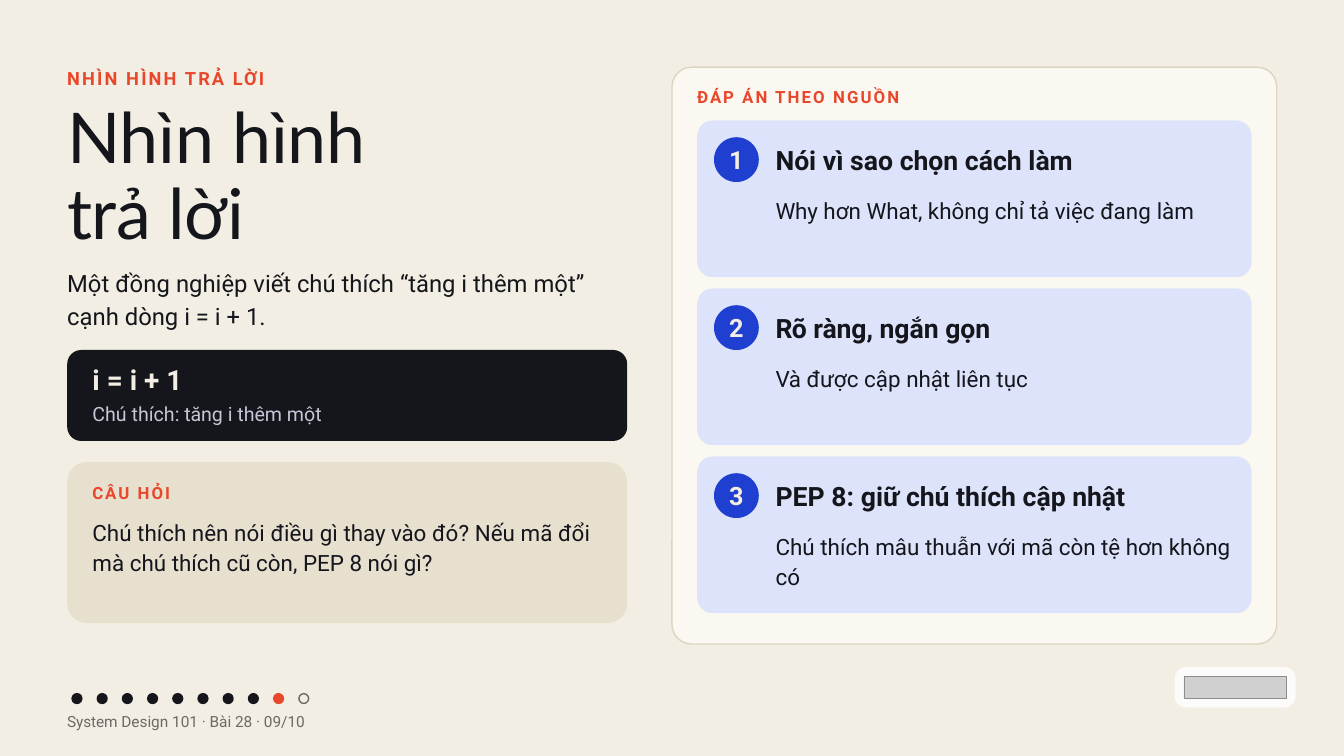
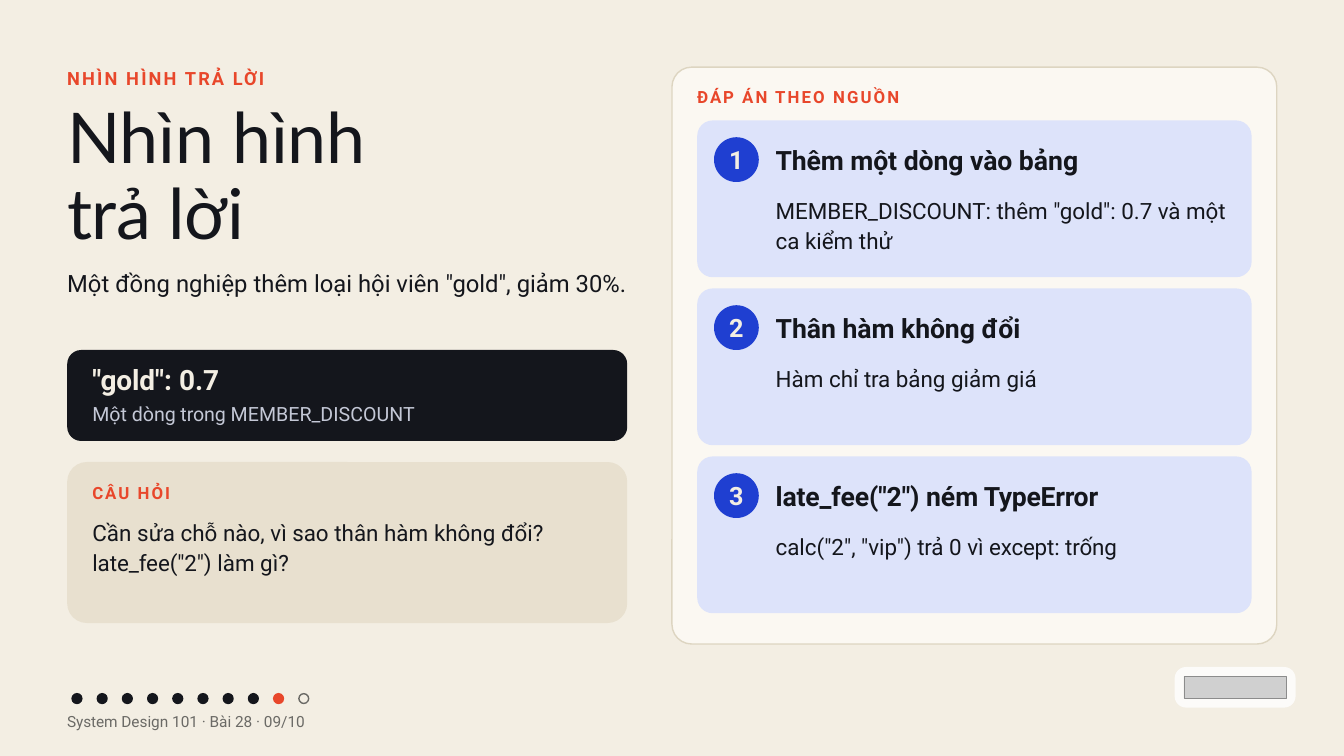
Before and after one commit to vohoailinh90/tool-marketing-studio, a slide deck: slide 9 of system-design-101/vi/lessons/sd-10-028/slides/sd-10-028.pptx. Drawn at 1344x756 pixels with LibreOffice and Linux fonts; fonts in the diff are those of the drawing; grey boxes stand for pictures. Boxes give left, top, right and bottom in pixels: in the first picture for what was removed or moved away, otherwise in the second. Text is boxed around its words. In the diff, an @@ line names an element or a change of style, - is before the commit and + after.

```diff
--- a/system-design-101/vi/lessons/sd-10-028/slides/sd-10-028.pptx
+++ b/system-design-101/vi/lessons/sd-10-028/slides/sd-10-028.pptx
@@ text at (776,148,1078,176): text changed @@
-Nói vì sao chọn cách làm
+Thêm một dòng vào bảng
@@ text at (776,202,1226,250): text changed @@
-Why hơn What, không chỉ tả việc đang làm
+MEMBER_DISCOUNT: thêm "gold": 0.7 và một ca kiểm thử
@@ text at (67,272,626,297): text changed @@
-Một đồng nghiệp viết chú thích “tăng i thêm một” cạnh dòng i = i + 1.
+Một đồng nghiệp thêm loại hội viên "gold", giảm 30%.
@@ text at (776,316,1021,344): text changed @@
-Rõ ràng, ngắn gọn
+Thân hàm không đổi
@@ text at (92,369,219,396): text changed @@
-i = i + 1
+"gold": 0.7
@@ text at (776,369,1037,392): text changed @@
-Và được cập nhật liên tục
+Hàm chỉ tra bảng giảm giá
@@ text at (92,406,415,425): text changed @@
-Chú thích: tăng i thêm một
+Một dòng trong MEMBER_DISCOUNT
@@ text at (776,485,1098,512): text changed @@
-PEP 8: giữ chú thích cập nhật
+late_fee("2") ném TypeError
@@ text at (92,522,543,576): text changed @@
-Chú thích nên nói điều gì thay vào đó? Nếu mã đổi mà chú thích cũ còn, PEP 8 nói gì?
+Cần sửa chỗ nào, vì sao thân hàm không đổi? late_fee("2") làm gì?
@@ text at (776,536,1117,560): text changed @@
-Chú thích mâu thuẫn với mã còn tệ hơn không có
+calc("2", "vip") trả 0 vì except: trống
```
Also in this commit, not shown: 9 other slides changed.
